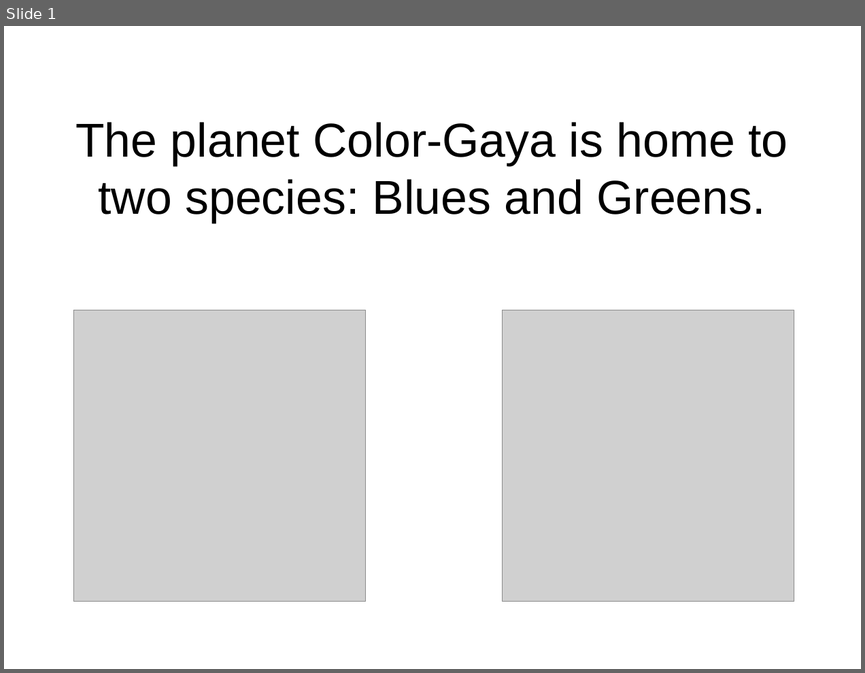
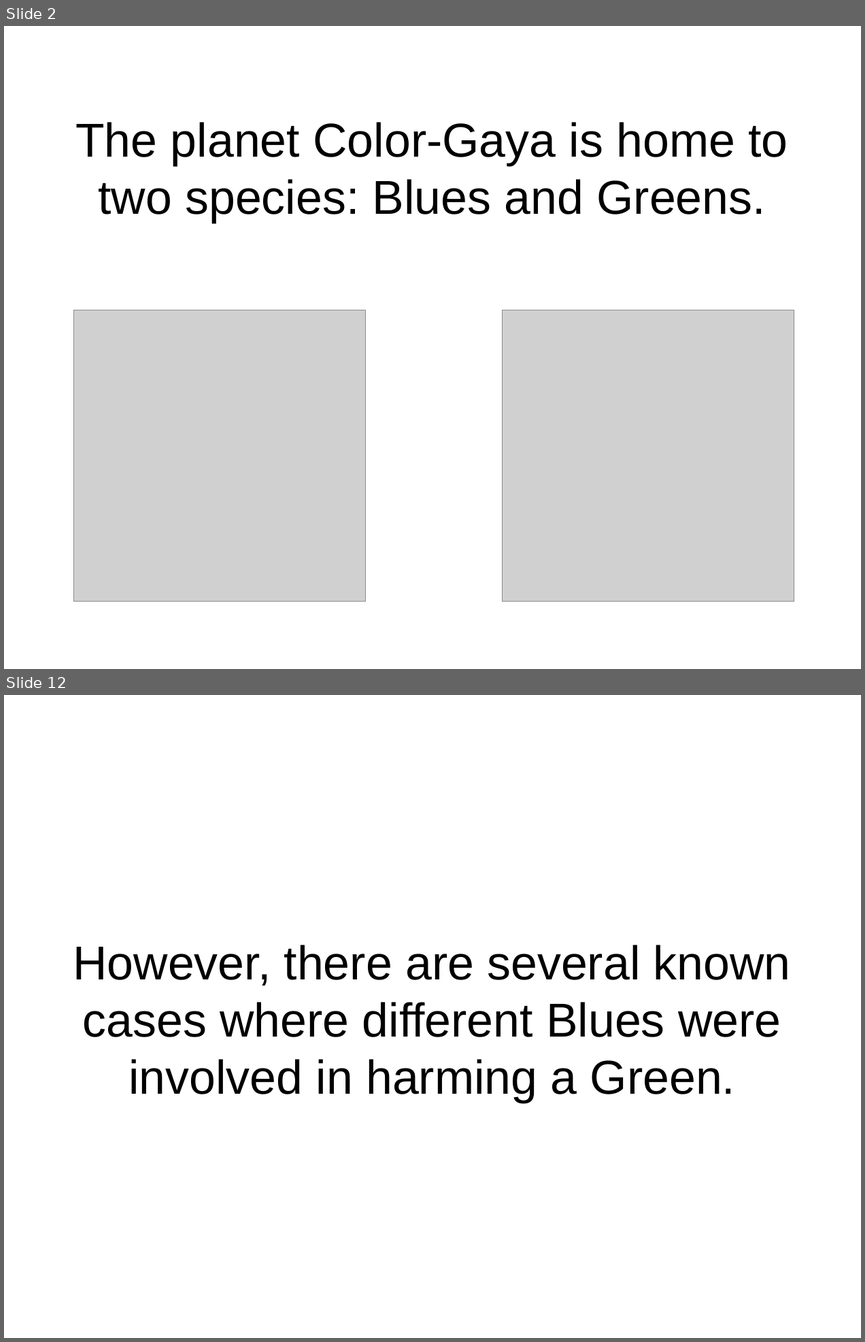
Before and after one commit to flxsosa/MoralDynamics, a slide deck: experiment_template/experiment_slides.odp. Shown one above the other, each under a label of ours: slide 1 before the commit, slides 2 and 12 after it; the slides between them are not shown. The pictures are 865x673 and 865x1342 pixels, drawn with LibreOffice and Linux fonts; fonts in the diff are those of the drawing; grey boxes stand for pictures. Boxes give left, top, right and bottom in pixels: in the first picture for what was removed or moved away, otherwise in the second. Text is boxed around its words. In the diff, an @@ line names an element or a change of style, - is before the commit and + after.

```diff
--- a/experiment_template/experiment_slides.odp
+++ b/experiment_template/experiment_slides.odp
@@ slide 12 added at [4,695,861,1338], background #FFFFFF @@
@@ title added at [73,945,791,1102], 44 pt, text #000000 @@
+However, there are several known cases where different Blues were involved in harming a Green.
@@ what was slide 1 is now slide 2 @@
```
Also in this commit, not shown: 3 slides changed, 9 other slides added, 3 slides removed.
